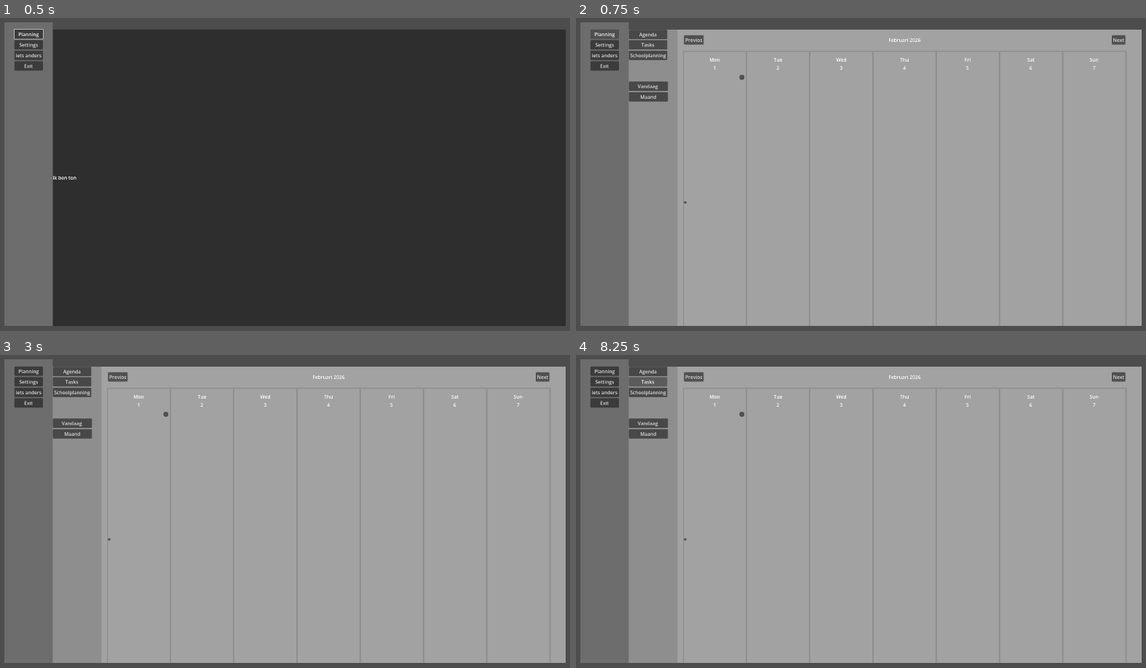
Above: before the commit, frames 1-4 (two rows, left to right).
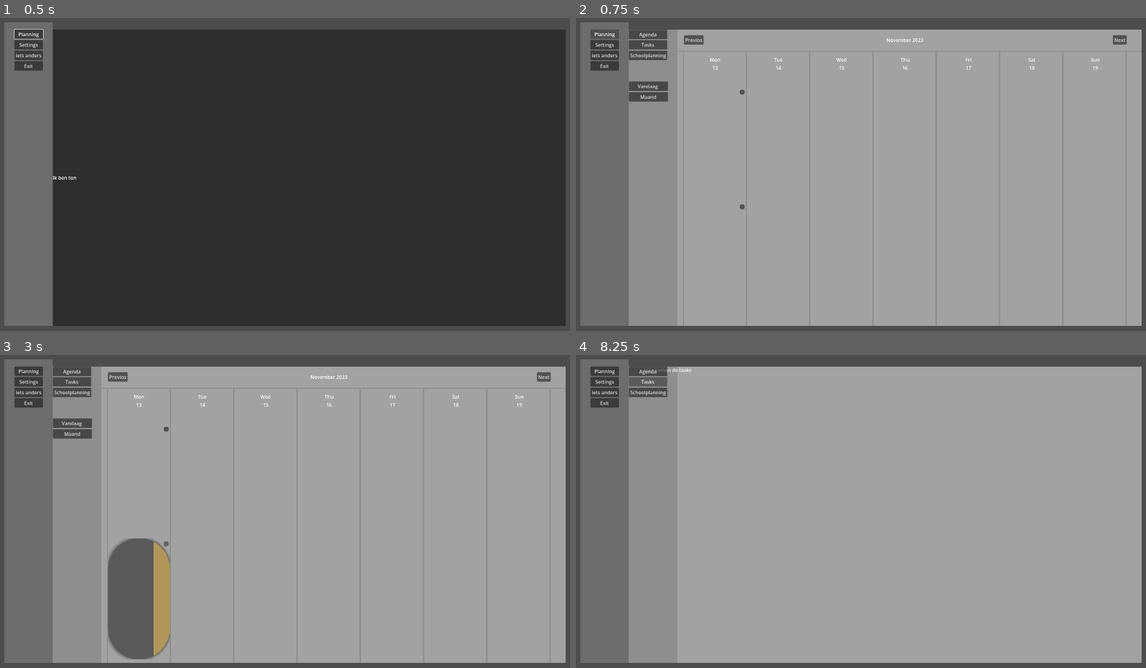
Above: after the commit, the same moments.

Repository: MoreByteStudios/Matrix
Game: Godot game, scene res://scenes/main_scene.tscn
Two runs of this game, one before a commit and one after it. Both use one fixed random seed, a clock stepped at 60 frames per second and the inputs below.
Inputs (mouse positions are in pixels of both pictures, inside the frame that each line leads up to):
- Up to frame 1 (0.5 s): no input
- Up to frame 2 (0.75 s): click "Planning" at 0.5 s
- Up to frame 3 (3 s): click (165, 414) at 1.27 s; click (165, 430) at 2.02 s; click (165, 542) at 2.77 s
- Up to frame 4 (8.25 s): click (712, 599) at 3.52 s; click "Next" at 4.25 s; click "Next" at 5 s; click "iets anders" at 5.75 s; click "Planning" at 6.5 s; click "Agenda" at 7.25 s; click "Tasks" at 8 s

Frame 1 is identical in both runs. In frame 2, 0.2% of the frame differs, in the area x 18-97%, y 5-62%; in frame 3, 4.1%, in the area x 18-97%, y 5-98%; in frame 4, 0.7%.

Commit message:
In progress planning
planning taskbar toevoeging still major bugs

Diff:
--- a/Scripts/planning_container.gd
+++ b/Scripts/planning_container.gd
@@ -12,6 +12,7 @@
 @onready var vandaag_container: PanelContainer = %VandaagContainer
 @onready var maand_container: PanelContainer = %MaandContainer
 
+
 @export var maand_titel_label: Label
 @export var dagnaam_labels: Array[Label] # Voor "Maandag"
 @export var getal_labels: Array[Label]   # Voor "1"
@@ -23,6 +24,7 @@
 var press_count2 = 0
 var press_count1 = 0
 
+@onready var taskbar_scene = preload("uid://cn63lfysnxatm")
 # Called when the node enters the scene tree for the first time.
 func _ready() -> void:
 	margincontainers = [
@@ -38,6 +40,7 @@
 
 	vandaag_container.hide()
 	maand_container.hide()
+	$"../../../TaskAddTab".hide()
 
 	update_agenda()
 
@@ -153,3 +156,18 @@
 func _on_previos_button_pressed() -> void:
 	week_offset -= 1
 	update_agenda()
+
+
+func _on_planning_list_maandag_adder_task_pressed() -> void:
+	var add_task = %PlanningListMaandagAdderTask
+	var Save_task = %SaveButton
+	if add_task.pressed:
+		$"../../../TaskAddTab".show()
+		pass
+	if Save_task.pressed:
+		var instantie = taskbar_scene.instantiate()
+		%MaandagPlanningList.add_child(instantie)
+		$"../../../TaskAddTab".hide()
+
+func _on_deadline_list_maandag_adder_task_pressed() -> void:
+	pass # Replace with function body.
--- a/scenes/main_scene.tscn
+++ b/scenes/main_scene.tscn
@@ -2,6 +2,7 @@
 
 [ext_resource type="Script" uid="uid://ds35y22ygy43a" path="res://Scripts/main_scene.gd" id="1_pw63i"]
 [ext_resource type="Script" uid="uid://bysgorcj35riv" path="res://Scripts/panel_manager.gd" id="2_pw63i"]
+[ext_resource type="Script" uid="uid://b82uum4bxjgo5" path="res://Scripts/planning_container.gd" id="3_7ykc4"]
 
 [sub_resource type="StyleBoxFlat" id="StyleBoxFlat_7ykc4"]
 bg_color = Color(0.28627452, 0.28627452, 0.28627452, 0.7647059)
@@ -16,6 +17,22 @@
 VScrollBar/styles/scroll = SubResource("StyleBoxFlat_gubc5")
 
 [sub_resource type="StyleBoxEmpty" id="StyleBoxEmpty_7ykc4"]
+
+[sub_resource type="StyleBoxFlat" id="StyleBoxFlat_pu3yx"]
+bg_color = Color(0.43519226, 0.4351923, 0.43519217, 1)
+border_width_left = 1
+border_width_top = 1
+border_width_right = 1
+border_width_bottom = 1
+border_color = Color(0.29219, 0.29219007, 0.29218987, 1)
+corner_radius_top_left = 50
+corner_radius_top_right = 50
+corner_radius_bottom_right = 50
+corner_radius_bottom_left = 50
+corner_detail = 20
+
+[sub_resource type="StyleBoxFlat" id="StyleBoxFlat_rt2n2"]
+bg_color = Color(0.31061712, 0.31061712, 0.3106171, 1)
 
 [node name="Main_scene" type="Control" unique_id=1795256459]
 layout_mode = 3
@@ -86,11 +103,15 @@
 custom_minimum_size = Vector2(25, 0)
 layout_mode = 2
 
-[node name="PlanningContainer" type="PanelContainer" parent="PanelManager/HBoxContainer" unique_id=751967230]
-unique_name_in_owner = true
-self_modulate = Color(1, 1, 1, 0)
-layout_mode = 2
-size_flags_horizontal = 3
+[node name="PlanningContainer" type="PanelContainer" parent="PanelManager/HBoxContainer" unique_id=751967230 node_paths=PackedStringArray("maand_titel_label", "dagnaam_labels", "getal_labels")]
+unique_name_in_owner = true
+self_modulate = Color(1, 1, 1, 0)
+layout_mode = 2
+size_flags_horizontal = 3
+script = ExtResource("3_7ykc4")
+maand_titel_label = NodePath("HBoxContainer2/AgendaUI/AngendaVbox/WeekDatumContainer/WeekDatumLabel")
+dagnaam_labels = [NodePath("HBoxContainer2/AgendaUI/AngendaVbox/DagenContainers/Maandag/MaandagLabel"), NodePath("HBoxContainer2/AgendaUI/AngendaVbox/DagenContainers/Dinsdag/DinsdagLabel"), NodePath("HBoxContainer2/AgendaUI/AngendaVbox/DagenContainers/Woensdag/WoensdagLabel"), NodePath("HBoxContainer2/AgendaUI/AngendaVbox/DagenContainers/Donderdag/DonderdagLabel"), NodePath("HBoxContainer2/AgendaUI/AngendaVbox/DagenContainers/Vrijdag/VrijdagLabel"), NodePath("HBoxContainer2/AgendaUI/AngendaVbox/DagenContainers/Zaterdag/ZaterdagLabel"), NodePath("HBoxContainer2/AgendaUI/AngendaVbox/DagenContainers/Zondag/ZondagLabel")]
+getal_labels = [NodePath("HBoxContainer2/AgendaUI/AngendaVbox/DagenContainers/Maandag/DatumLabelMaandag"), NodePath("HBoxContainer2/AgendaUI/AngendaVbox/DagenContainers/Dinsdag/DatumLabelDinsdag"), NodePath("HBoxContainer2/AgendaUI/AngendaVbox/DagenContainers/Woensdag/DatumLabelWoensdag"), NodePath("HBoxContainer2/AgendaUI/AngendaVbox/DagenContainers/Donderdag/DatumLabelDonderdag"), NodePath("HBoxContainer2/AgendaUI/AngendaVbox/DagenContainers/Vrijdag/DatumLabelVrijdag"), NodePath("HBoxContainer2/AgendaUI/AngendaVbox/DagenContainers/Zaterdag/DatumLabelZaterdag"), NodePath("HBoxContainer2/AgendaUI/AngendaVbox/DagenContainers/Zondag/DatumLabelZondag")]
 
 [node name="ColorRect" type="ColorRect" parent="PanelManager/HBoxContainer/PlanningContainer" unique_id=1657525614]
 custom_minimum_size = Vector2(1534, 0)
@@ -268,10 +289,10 @@
 [node name="ColorRect10" type="ColorRect" parent="PanelManager/HBoxContainer/PlanningContainer/HBoxContainer2/AgendaUI/Lines" unique_id=2091801043]
 top_level = true
 layout_mode = 0
-offset_left = 717.8181
+offset_left = 767.818
 offset_top = -1236.0
-offset_right = 721.8181
-offset_bottom = 229.31812
+offset_right = 771.818
+offset_bottom = 297.318
 rotation = 1.5707964
 pivot_offset = Vector2(-127, 1229)
 size_flags_horizontal = 0
@@ -353,47 +374,72 @@
 self_modulate = Color(1, 1, 1, 0)
 layout_mode = 2
 
-[node name="ScrollContainer" type="ScrollContainer" parent="PanelManager/HBoxContainer/PlanningContainer/HBoxContainer2/AgendaUI/AngendaVbox/DagenContainers/Maandag" unique_id=1351406618]
+[node name="MaandagDeadlineScroler" type="ScrollContainer" parent="PanelManager/HBoxContainer/PlanningContainer/HBoxContainer2/AgendaUI/AngendaVbox/DagenContainers/Maandag" unique_id=1351406618]
 layout_mode = 2
 size_flags_vertical = 3
 theme = SubResource("Theme_pu3yx")
-
-[node name="VBoxContainer" type="VBoxContainer" parent="PanelManager/HBoxContainer/PlanningContainer/HBoxContainer2/AgendaUI/AngendaVbox/DagenContainers/Maandag/ScrollContainer" unique_id=1476038871]
+theme_override_colors/scroll_hint_vertical_color = Color(0, 0, 0, 1)
+theme_override_colors/scroll_hint_horizontal_color = Color(0, 0, 0, 1)
+draw_focus_border = true
+horizontal_scroll_mode = 0
+vertical_scroll_mode = 2
+
+[node name="VBoxContainer" type="VBoxContainer" parent="PanelManager/HBoxContainer/PlanningContainer/HBoxContainer2/AgendaUI/AngendaVbox/DagenContainers/Maandag/MaandagDeadlineScroler" unique_id=519011975]
 layout_mode = 2
 size_flags_horizontal = 3
 size_flags_vertical = 3
 
-[node name="Control" type="Control" parent="PanelManager/HBoxContainer/PlanningContainer/HBoxContainer2/AgendaUI/AngendaVbox/DagenContainers/Maandag/ScrollContainer" unique_id=1782188128]
-layout_mode = 2
-
-[node name="Button" type="Button" parent="PanelManager/HBoxContainer/PlanningContainer/HBoxContainer2/AgendaUI/AngendaVbox/DagenContainers/Maandag/ScrollContainer/Control" unique_id=860369902]
-layout_mode = 0
-offset_left = 183.0
-offset_right = 191.0
-offset_bottom = 8.0
+[node name="MaandagDeadlineList" type="VBoxContainer" parent="PanelManager/HBoxContainer/PlanningContainer/HBoxContainer2/AgendaUI/AngendaVbox/DagenContainers/Maandag/MaandagDeadlineScroler/VBoxContainer" unique_id=1476038871]
+unique_name_in_owner = true
+layout_mode = 2
+size_flags_horizontal = 3
+size_flags_vertical = 3
+
+[node name="Control" type="Control" parent="PanelManager/HBoxContainer/PlanningContainer/HBoxContainer2/AgendaUI/AngendaVbox/DagenContainers/Maandag/MaandagDeadlineScroler/VBoxContainer" unique_id=1782188128]
+layout_mode = 2
+
+[node name="DeadlineListMaandagAdderTask" type="Button" parent="PanelManager/HBoxContainer/PlanningContainer/HBoxContainer2/AgendaUI/AngendaVbox/DagenContainers/Maandag/MaandagDeadlineScroler/VBoxContainer/Control" unique_id=860369902]
+unique_name_in_owner = true
+top_level = true
+layout_mode = 0
+offset_left = 543.0
+offset_top = 249.0
+offset_right = 551.0
+offset_bottom = 257.0
 scale = Vector2(2, 2)
 
 [node name="HSeparator3" type="HSeparator" parent="PanelManager/HBoxContainer/PlanningContainer/HBoxContainer2/AgendaUI/AngendaVbox/DagenContainers/Maandag" unique_id=361717504]
 self_modulate = Color(1, 1, 1, 0)
 layout_mode = 2
 
-[node name="ScrollContainer2" type="ScrollContainer" parent="PanelManager/HBoxContainer/PlanningContainer/HBoxContainer2/AgendaUI/AngendaVbox/DagenContainers/Maandag" unique_id=1267918138]
+[node name="MaandagPlanninglistScroller" type="ScrollContainer" parent="PanelManager/HBoxContainer/PlanningContainer/HBoxContainer2/AgendaUI/AngendaVbox/DagenContainers/Maandag" unique_id=1267918138]
 layout_mode = 2
 size_flags_vertical = 3
 theme = SubResource("Theme_rt2n2")
 
-[node name="VBoxContainer" type="VBoxContainer" parent="PanelManager/HBoxContainer/PlanningContainer/HBoxContainer2/AgendaUI/AngendaVbox/DagenContainers/Maandag/ScrollContainer2" unique_id=2082979638]
+[node name="VBoxContainer" type="VBoxContainer" parent="PanelManager/HBoxContainer/PlanningContainer/HBoxContainer2/AgendaUI/AngendaVbox/DagenContainers/Maandag/MaandagPlanninglistScroller" unique_id=659235256]
 layout_mode = 2
 size_flags_horizontal = 3
 size_flags_vertical = 3
 
-[node name="Control" type="Control" parent="PanelManager/HBoxContainer/PlanningContainer/HBoxContainer2/AgendaUI/AngendaVbox/DagenContainers/Maandag/ScrollContainer2" unique_id=2034996102]
-layout_mode = 2
-
-[node name="Button" type="Button" parent="PanelManager/HBoxContainer/PlanningContainer/HBoxContainer2/AgendaUI/AngendaVbox/DagenContainers/Maandag/ScrollContainer2/Control" unique_id=382734146]
-layout_mode = 0
-offset_right = 8.0
-offset_bottom = 8.0
+[node name="MaandagPlanningList" type="VBoxContainer" parent="PanelManager/HBoxContainer/PlanningContainer/HBoxContainer2/AgendaUI/AngendaVbox/DagenContainers/Maandag/MaandagPlanninglistScroller/VBoxContainer" unique_id=2082979638]
+unique_name_in_owner = true
+layout_mode = 2
+size_flags_horizontal = 3
+size_flags_vertical = 3
+
+[node name="Control" type="Control" parent="PanelManager/HBoxContainer/PlanningContainer/HBoxContainer2/AgendaUI/AngendaVbox/DagenContainers/Maandag/MaandagPlanninglistScroller/VBoxContainer" unique_id=2034996102]
+layout_mode = 2
+
+[node name="PlanningListMaandagAdderTask" type="Button" parent="PanelManager/HBoxContainer/PlanningContainer/HBoxContainer2/AgendaUI/AngendaVbox/DagenContainers/Maandag/MaandagPlanninglistScroller/VBoxContainer/Control" unique_id=382734146]
+unique_name_in_owner = true
+top_level = true
+layout_mode = 0
+offset_left = 543.0
+offset_top = 628.0
+offset_right = 551.0
+offset_bottom = 636.0
+scale = Vector2(2, 2)
 
 [node name="HSeparator2" type="HSeparator" parent="PanelManager/HBoxContainer/PlanningContainer/HBoxContainer2/AgendaUI/AngendaVbox/DagenContainers/Maandag" unique_id=1209206567]
 self_modulate = Color(1, 1, 1, 0)
@@ -610,9 +656,154 @@
 layout_mode = 2
 text = "bhahahhaa l"
 
+[node name="TaskAddTab" type="PanelContainer" parent="." unique_id=910282952]
+visible = false
+top_level = true
+layout_direction = 4
+layout_mode = 0
+anchor_left = 1.0
+anchor_right = 1.0
+anchor_bottom = 1.0
+offset_left = -600.0
+offset_top = 50.0
+offset_right = -50.0
+offset_bottom = -50.0
+grow_horizontal = 0
+grow_vertical = 2
+theme_override_styles/panel = SubResource("StyleBoxFlat_pu3yx")
+
+[node name="Control2" type="Control" parent="TaskAddTab" unique_id=775766484]
+layout_mode = 2
+
+[node name="MarginContainer" type="MarginContainer" parent="TaskAddTab/Control2" unique_id=278112358]
+top_level = true
+layout_mode = 0
+offset_left = 1321.0
+offset_top = 51.0
+offset_right = 1869.0
+offset_bottom = 1029.0
+theme_override_constants/margin_left = 20
+theme_override_constants/margin_top = 20
+theme_override_constants/margin_right = 20
+theme_override_constants/margin_bottom = 20
+
+[node name="VBoxContainer" type="VBoxContainer" parent="TaskAddTab/Control2/MarginContainer" unique_id=1741309469]
+layout_mode = 2
+
+[node name="HSeparator" type="HSeparator" parent="TaskAddTab/Control2/MarginContainer/VBoxContainer" unique_id=929391310]
+self_modulate = Color(1, 1, 1, 0)
+custom_minimum_size = Vector2(0, 50)
+layout_mode = 2
+
+[node name="TitleInput" type="LineEdit" parent="TaskAddTab/Control2/MarginContainer/VBoxContainer" unique_id=1664847952]
+layout_mode = 2
+placeholder_text = "Title"
+keep_editing_on_text_submit = true
+expand_to_text_length = true
+
+[node name="DetailInput" type="LineEdit" parent="TaskAddTab/Control2/MarginContainer/VBoxContainer" unique_id=764288124]
+layout_mode = 2
+placeholder_text = "Detail"
+keep_editing_on_text_submit = true
+expand_to_text_length = true
+
+[node name="LinkInput" type="LineEdit" parent="TaskAddTab/Control2/MarginContainer/VBoxContainer" unique_id=1979359879]
+layout_mode = 2
+placeholder_text = "Link/Hyperlink"
+keep_editing_on_text_submit = true
+expand_to_text_length = true
+
+[node name="FileInput" type="Button" parent="TaskAddTab/Control2/MarginContainer/VBoxContainer" unique_id=641378642]
+layout_mode = 2
+text = "Files inport"
+
+[node name="VBoxContainer" type="VBoxContainer" parent="TaskAddTab/Control2/MarginContainer/VBoxContainer" unique_id=1098220864]
+layout_mode = 2
+
+[node name="CheckButton" type="CheckButton" parent="TaskAddTab/Control2/MarginContainer/VBoxContainer" unique_id=668450319]
+layout_mode = 2
+theme_override_colors/font_color = Color(1, 1, 1, 1)
+theme_override_styles/normal = SubResource("StyleBoxFlat_rt2n2")
+text = "Color"
+
+[node name="VBoxContainer2" type="VBoxContainer" parent="TaskAddTab/Control2/MarginContainer/VBoxContainer" unique_id=1682148283]
+layout_mode = 2
+
+[node name="Red" type="Button" parent="TaskAddTab/Control2/MarginContainer/VBoxContainer/VBoxContainer2" unique_id=1669581760]
+self_modulate = Color(8.384999, 0, 0, 0.8235294)
+custom_minimum_size = Vector2(0, 15)
+layout_mode = 2
+
+[node name="Orange" type="Button" parent="TaskAddTab/Control2/MarginContainer/VBoxContainer/VBoxContainer2" unique_id=1576867329]
+self_modulate = Color(10.5787325, 3.582466, 0, 1)
+custom_minimum_size = Vector2(0, 15)
+layout_mode = 2
+
+[node name="Green" type="Button" parent="TaskAddTab/Control2/MarginContainer/VBoxContainer/VBoxContainer2" unique_id=632406008]
+self_modulate = Color(0, 5.0315824, 0, 1)
+custom_minimum_size = Vector2(0, 15)
+layout_mode = 2
+
+[node name="Blue" type="Button" parent="TaskAddTab/Control2/MarginContainer/VBoxContainer/VBoxContainer2" unique_id=902911441]
+self_modulate = Color(0, 4.2491565, 8.715504, 1)
+custom_minimum_size = Vector2(0, 15)
+layout_mode = 2
+
+[node name="DateLable" type="Label" parent="TaskAddTab/Control2/MarginContainer/VBoxContainer" unique_id=758228124]
+layout_mode = 2
+text = "Deadline Date"
+horizontal_alignment = 1
+
+[node name="HBoxContainer" type="HBoxContainer" parent="TaskAddTab/Control2/MarginContainer/VBoxContainer" unique_id=817538227]
+layout_mode = 2
+theme_override_constants/separation = 25
+alignment = 1
+
+[node name="Date" type="LineEdit" parent="TaskAddTab/Control2/MarginContainer/VBoxContainer/HBoxContainer" unique_id=923625856]
+layout_mode = 2
+placeholder_text = "Date"
+keep_editing_on_text_submit = true
+
+[node name="Month" type="LineEdit" parent="TaskAddTab/Control2/MarginContainer/VBoxContainer/HBoxContainer" unique_id=852457289]
+layout_mode = 2
+placeholder_text = "Month"
+keep_editing_on_text_submit = true
+
+[node name="Year" type="LineEdit" parent="TaskAddTab/Control2/MarginContainer/VBoxContainer/HBoxContainer" unique_id=1219071572]
+layout_mode = 2
+placeholder_text = "Year"
+keep_editing_on_text_submit = true
+
+[node name="SaveButton" type="Button" parent="TaskAddTab/Control2/MarginContainer/VBoxContainer" unique_id=149180162]
+unique_name_in_owner = true
+layout_mode = 2
+text = "Save"
+
+[node name="Control" type="Control" parent="TaskAddTab" unique_id=833817301]
+show_behind_parent = true
+clip_children = 1
+layout_mode = 2
+
+[node name="BesideClickButton" type="Button" parent="TaskAddTab/Control" unique_id=584665114]
+self_modulate = Color(1, 1, 1, 0)
+show_behind_parent = true
+layout_mode = 1
+anchors_preset = 15
+anchor_right = 1.0
+anchor_bottom = 1.0
+offset_left = -1321.0
+offset_top = -51.0
+offset_right = 51.0
+offset_bottom = 51.0
+grow_horizontal = 2
+grow_vertical = 2
+
 [connection signal="pressed" from="PanelManager/HBoxContainer/PlanningContainer/HBoxContainer2/AgendaUI/Control/VandaagButton" to="PanelManager/HBoxContainer/PlanningContainer" method="_on_vandaag_button_pressed"]
 [connection signal="pressed" from="PanelManager/HBoxContainer/PlanningContainer/HBoxContainer2/AgendaUI/Control/MaandButton" to="PanelManager/HBoxContainer/PlanningContainer" method="_on_maand_button_pressed"]
 [connection signal="pressed" from="PanelManager/HBoxContainer/PlanningContainer/HBoxContainer2/AgendaUI/AngendaVbox/WeekDatumContainer/PreviosButton" to="PanelManager/HBoxContainer/PlanningContainer" method="_on_previos_button_pressed"]
 [connection signal="pressed" from="PanelManager/HBoxContainer/PlanningContainer/HBoxContainer2/AgendaUI/AngendaVbox/WeekDatumContainer/NextButton" to="PanelManager/HBoxContainer/PlanningContainer" method="_on_next_button_pressed"]
+[connection signal="pressed" from="PanelManager/HBoxContainer/PlanningContainer/HBoxContainer2/AgendaUI/AngendaVbox/DagenContainers/Maandag/MaandagDeadlineScroler/VBoxContainer/Control/DeadlineListMaandagAdderTask" to="PanelManager/HBoxContainer/PlanningContainer" method="_on_deadline_list_maandag_adder_task_pressed"]
+[connection signal="pressed" from="PanelManager/HBoxContainer/PlanningContainer/HBoxContainer2/AgendaUI/AngendaVbox/DagenContainers/Maandag/MaandagPlanninglistScroller/VBoxContainer/Control/PlanningListMaandagAdderTask" to="PanelManager/HBoxContainer/PlanningContainer" method="_on_planning_list_maandag_adder_task_pressed"]
 [connection signal="pressed" from="PanelManager/HBoxContainer/PlanningContainer/HBoxContainer2/AgendaUI/VandaagContainer/Control/CloseButton" to="PanelManager/HBoxContainer/PlanningContainer" method="_on_close_button_pressed"]
 [connection signal="pressed" from="PanelManager/HBoxContainer/PlanningContainer/HBoxContainer2/AgendaUI/MaandContainer/Control/CloseButton2" to="PanelManager/HBoxContainer/PlanningContainer" method="_on_close_button_2_pressed"]
+[connection signal="pressed" from="TaskAddTab/Control2/MarginContainer/VBoxContainer/SaveButton" to="PanelManager/HBoxContainer/PlanningContainer" method="_on_planning_list_maandag_adder_task_pressed"]
--- /dev/null
+++ b/scenes/task_bar.gd
@@ -0,0 +1,11 @@
+extends Control
+
+
+# Called when the node enters the scene tree for the first time.
+func _ready() -> void:
+	pass # Replace with function body.
+
+
+# Called every frame. 'delta' is the elapsed time since the previous frame.
+func _process(delta: float) -> void:
+	pass
--- /dev/null
+++ b/scenes/task_bar.tscn
@@ -0,0 +1,81 @@
+[gd_scene format=3 uid="uid://cn63lfysnxatm"]
+
+[sub_resource type="StyleBoxFlat" id="StyleBoxFlat_kqfem"]
+bg_color = Color(0.6891775, 0.58873814, 0.34856912, 1)
+border_width_left = 1
+border_width_top = 1
+border_width_right = 1
+border_width_bottom = 1
+border_color = Color(0.59802485, 0.45823908, 0.25970867, 1)
+corner_radius_top_left = 100
+corner_radius_top_right = 100
+corner_radius_bottom_right = 100
+corner_radius_bottom_left = 100
+shadow_size = 10
+
+[sub_resource type="LabelSettings" id="LabelSettings_8tog5"]
+font_size = 128
+
+[node name="TaskBar" type="Button" unique_id=575160396]
+clip_children = 2
+clip_contents = true
+anchors_preset = 15
+anchor_right = 1.0
+anchor_bottom = 1.0
+offset_bottom = -546.6667
+grow_horizontal = 2
+grow_vertical = 2
+scale = Vector2(0.165, 0.165)
+size_flags_horizontal = 3
+size_flags_vertical = 3
+theme_override_styles/normal = SubResource("StyleBoxFlat_kqfem")
+
+[node name="HBoxContainer" type="HBoxContainer" parent="." unique_id=982130367]
+layout_mode = 0
+offset_right = 1560.0
+offset_bottom = 533.3333
+
+[node name="ColorRect" type="ColorRect" parent="HBoxContainer" unique_id=1338397853]
+custom_minimum_size = Vector2(150, 0)
+layout_mode = 2
+color = Color(0.3553136, 0.35531354, 0.35531357, 1)
+
+[node name="VSeparator" type="VSeparator" parent="HBoxContainer" unique_id=1678465231]
+self_modulate = Color(1, 1, 1, 0)
+custom_minimum_size = Vector2(97, 0)
+layout_mode = 2
+
+[node name="VBoxContainer2" type="VBoxContainer" parent="HBoxContainer" unique_id=55143168]
+custom_minimum_size = Vector2(1300, 0)
+layout_mode = 2
+
+[node name="Title" type="Label" parent="HBoxContainer/VBoxContainer2" unique_id=1119935325]
+layout_mode = 2
+size_flags_horizontal = 3
+size_flags_vertical = 3
+text = "hi"
+label_settings = SubResource("LabelSettings_8tog5")
+vertical_alignment = 1
+
+[node name="Description" type="Label" parent="HBoxContainer/VBoxContainer2" unique_id=819081782]
+layout_mode = 2
+size_flags_horizontal = 3
+size_flags_vertical = 3
+text = "hi"
+label_settings = SubResource("LabelSettings_8tog5")
+vertical_alignment = 1
+
+[node name="Clock" type="TextureRect" parent="." unique_id=907948784]
+layout_mode = 0
+offset_left = 1568.3633
+offset_top = 274.33325
+offset_right = 1823.3633
+offset_bottom = 529.33325
+
+[node name="CheckBox" type="CheckBox" parent="." unique_id=295430652]
+layout_mode = 0
+offset_left = 1566.4849
+offset_top = 0.57575226
+offset_right = 1590.4849
+offset_bottom = 24.57576
+scale = Vector2(11.52, 11.52)
Not shown, added: scenes/task_bar.gd.uid
